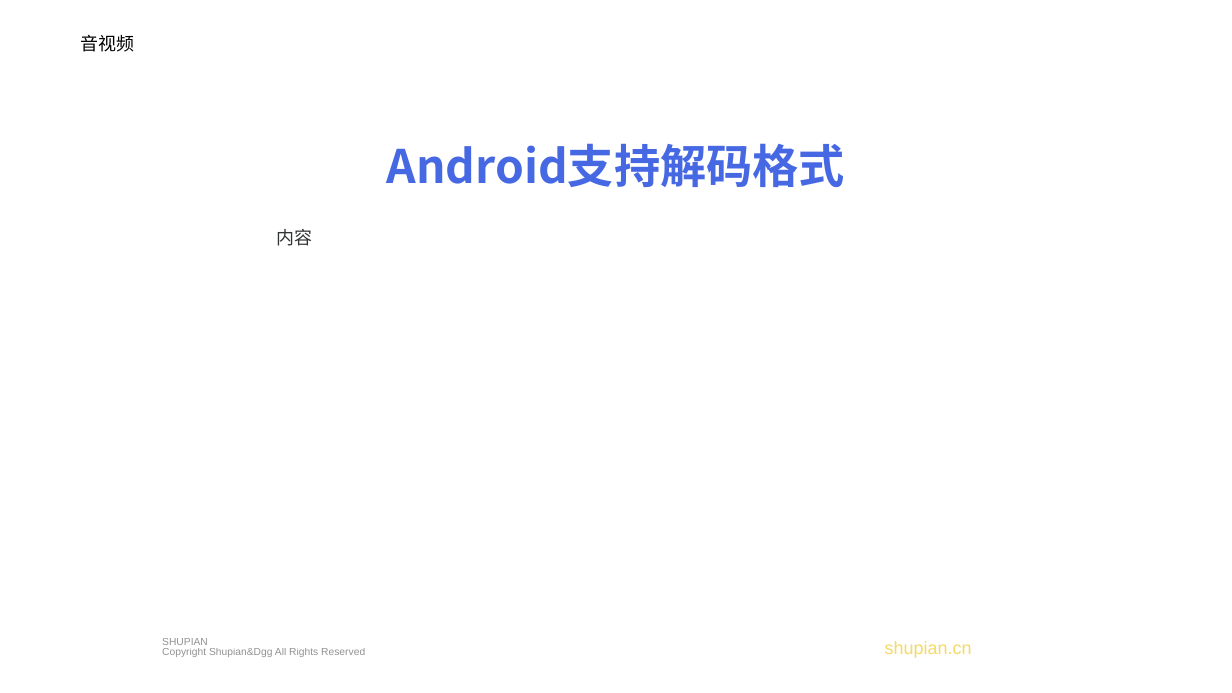
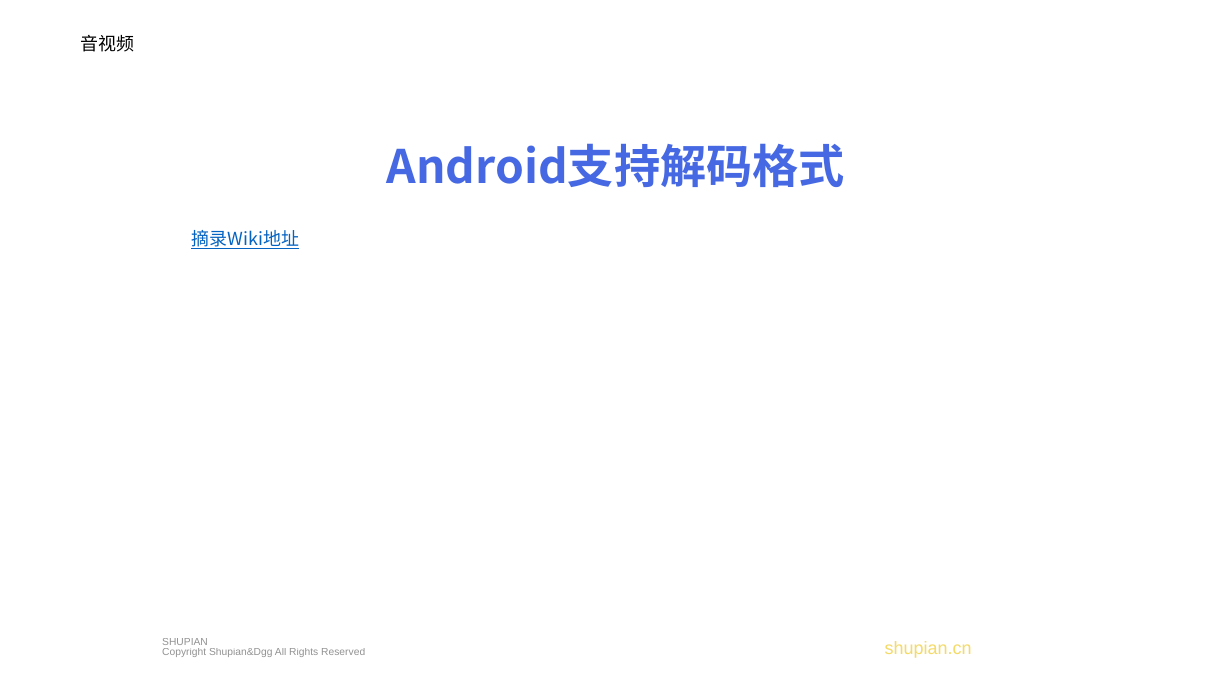
Before and after one commit to xiaowifi/MyNote, a slide deck: slide 8 of blogpage/content/posts/Android/音视频/培训/音视频原理简介.pptx. Drawn at 1232x693 pixels with LibreOffice and Linux fonts; fonts in the diff are those of the drawing; background and template pictures are left out. Boxes give left, top, right and bottom in pixels: in the first picture for what was removed or moved away, otherwise in the second. Text is boxed around its words. In the diff, an @@ line names an element or a change of style, - is before the commit and + after.

```diff
--- a/blogpage/content/posts/Android/音视频/培训/音视频原理简介.pptx
+++ b/blogpage/content/posts/Android/音视频/培训/音视频原理简介.pptx
@@ text added at [191,230,299,249], 14 pt, text #0563C1, underline @@
+摘录Wiki地址
@@ text removed at [277,229,313,246] @@
-内容
```
Also in this commit, not shown: 3 other slides changed, 2 other files.
